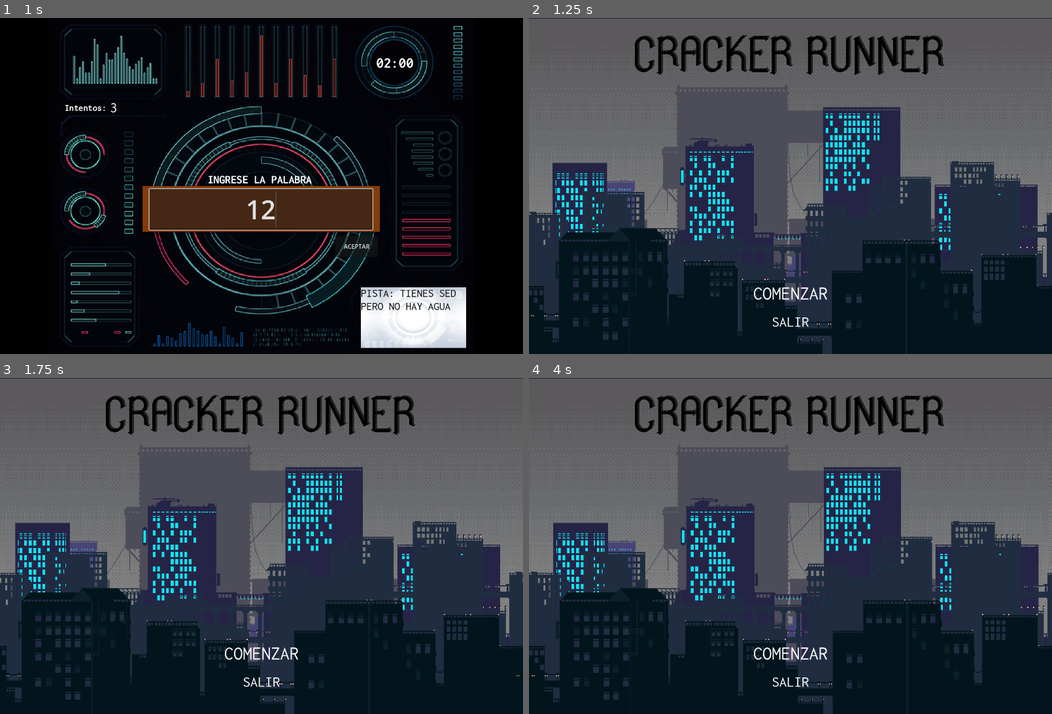
Above: before the commit, frames 1-4 (two rows, left to right).
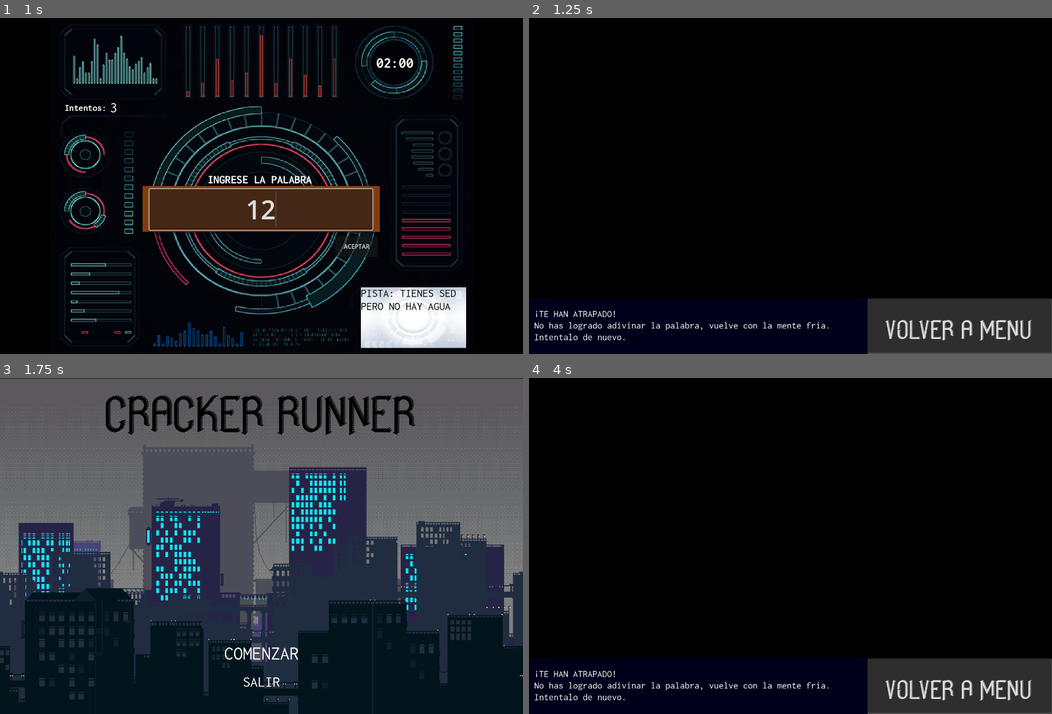
Above: after the commit, the same moments.

Repository: EmaGaleas/proyecto_progra3_p
Game: Godot game, scene res://escenas/ahorcado.tscn
Same seed, same stepped clock (60 frames per second), same inputs: the game is played once before the commit and once after it. Video files are missing from this copy of the repository; at most half a second of black plays in their place. Sound files missing from this copy of the repository are replaced by a short silence.
Inputs (mouse positions are in pixels of both pictures, inside the frame that each line leads up to):
- Up to frame 1 (1 s): click (261, 209) at 0.52 s; type "12" at 0.6 s
- Up to frame 2 (1.25 s): no input
- Up to frame 3 (1.75 s): click (428, 683) at 1.25 s, where only the run after the commit has a clickable "VOLVER A MENU"
- Up to frame 4 (4 s): click "COMENZAR" at 2 s; click "JUGAR / SKIP" at 2.75 s; click "ACEPTAR" at 3.5 s

Frame 1 is identical in both runs. In frame 2, 89% of the frame differs, in the area x 0-100%, y 0-100%; in frame 3, 8.7%; in frame 4, 89%.

Commit message:
historias

Diff:
--- a/escenas/ahorcado.gd
+++ b/escenas/ahorcado.gd
@@ -46,9 +46,9 @@
 			if palabraAdivinada == palabraRandom:
 				get_node("label_palabra").text ="CORRECT PASSWORD. \nEN UNOS SEGUNDOS TENDRAS LA INFORMACION QUE NECESITAS"
 
-				get_tree().change_scene_to_file("res://escenas/level_2.tscn")
+				get_tree().change_scene_to_file("res://escenas/ahorcadoGana.tscn")
 			elif intentos < 0:
-				get_tree().change_scene_to_file("res://escenas/menu.tscn")
+				get_tree().change_scene_to_file("res://escenas/ahorcadoPierde.tscn")
 			elif palabraAdivinada != palabraRandom and intentos >= 1:
 				get_node("label_palabra").text ="INCORRECT PASSWORD."
 				get_node("label_numIntentos").text = str(intentos)
@@ -57,7 +57,7 @@
 
 
 func _on_audio_stream_player_finished():
-	get_tree().change_scene_to_file("res://escenas/menu.tscn")
+	get_tree().change_scene_to_file("res://escenas/ahorcadoPierde.tscn")
 
 var sec=0
 var min=0
@@ -76,7 +76,7 @@
 	else:
 		$timer_mostrar.text="0"+str(min)+":"+str(sec)
 	if sec==-1 && min==0:
-		get_tree().change_scene_to_file("res://escenas/menu.tscn")
+		get_tree().change_scene_to_file("res://escenas/ahorcadoPierde.tscn")
 
 	pass # Replace with function body.
 
@@ -94,9 +94,9 @@
 			if palabraAdivinada == palabraRandom:
 				#este mensaje se mostrara en historia despues
 				get_node("label_palabra").text ="CORRECT PASSWORD. \nEN UNOS SEGUNDOS TENDRAS LA INFORMACION QUE NECESITAS"
-				get_tree().change_scene_to_file("res://escenas/level_2.tscn")
+				get_tree().change_scene_to_file("res://escenas/ahorcadoGana.tscn")
 			elif intentos <= 1:
-				get_tree().change_scene_to_file("res://escenas/menu.tscn")
+				get_tree().change_scene_to_file("res://escenas/ahorcadoPierde.tscn")
 			elif palabraAdivinada != palabraRandom and intentos >= 1:
 				intentos=intentos - 1
 				get_node("label_palabra").text ="INCORRECT PASSWORD."
--- /dev/null
+++ b/escenas/ahorcadoGana.tscn
@@ -0,0 +1,67 @@
+[gd_scene load_steps=6 format=3 uid="uid://pp760v07k66g"]
+
+[ext_resource type="VideoStream" path="res://rec/musica/ahorcado gana.ogv" id="1_tbfxw"]
+[ext_resource type="FontFile" uid="uid://bd4lsheapt1xh" path="res://rec/game_set_tipografia/GameSetDemoRegular.ttf" id="2_mpj4n"]
+[ext_resource type="Texture2D" uid="uid://byvd0uyhsjgxy" path="res://rec/FONDO.png" id="3_vnhd0"]
+[ext_resource type="FontFile" uid="uid://0vo8rbultw43" path="res://rec/inconsolata_tipografia/Inconsolata-Regular.ttf" id="4_fxqbs"]
+
+[sub_resource type="GDScript" id="GDScript_gq1bl"]
+script/source = "extends VideoStreamPlayer
+
+
+# Called when the node enters the scene tree for the first time.
+func _ready():
+	pass # Replace with function body.
+
+
+func _on_finished():
+	play()
+
+
+func _on_ahorcado_pressed():
+	get_tree().change_scene_to_file(\"res://escenas/level_2.tscn\")
+"
+
+[node name="ahorcadoGana" type="Node2D"]
+
+[node name="video1" type="VideoStreamPlayer" parent="."]
+offset_right = 1408.0
+offset_bottom = 752.0
+stream = ExtResource("1_tbfxw")
+autoplay = true
+expand = true
+script = SubResource("GDScript_gq1bl")
+
+[node name="ahorcado" type="Button" parent="."]
+offset_left = 902.0
+offset_top = 749.0
+offset_right = 1398.0
+offset_bottom = 897.0
+theme_override_colors/font_pressed_color = Color(0.831373, 1, 0, 1)
+theme_override_colors/font_hover_color = Color(0.666667, 0.886275, 0, 1)
+theme_override_colors/font_focus_color = Color(0.831373, 1, 0, 1)
+theme_override_colors/font_hover_pressed_color = Color(0.831373, 1, 0, 1)
+theme_override_fonts/font = ExtResource("2_mpj4n")
+theme_override_font_sizes/font_size = 90
+text = "A JUGAR"
+
+[node name="Fondo" type="Sprite2D" parent="."]
+position = Vector2(450.5, 1106)
+scale = Vector2(0.711719, 0.991667)
+texture = ExtResource("3_vnhd0")
+
+[node name="Label" type="Label" parent="."]
+offset_left = 14.0
+offset_top = 756.0
+offset_right = 891.0
+offset_bottom = 891.0
+theme_override_fonts/font = ExtResource("4_fxqbs")
+theme_override_font_sizes/font_size = 26
+text = "Haz logrado robar la informacion PERO TE ESTAN SIGUIENDO...salta y
+corre todo lo que puedas pero si te tocan los drones 4 veces te
+atrapan o si caes mueres.
+CONSEJO: corre sin parar tras que inicies"
+vertical_alignment = 1
+
+[connection signal="finished" from="video1" to="video1" method="_on_finished"]
+[connection signal="pressed" from="ahorcado" to="video1" method="_on_ahorcado_pressed"]
--- /dev/null
+++ b/escenas/ahorcadoPierde.tscn
@@ -0,0 +1,66 @@
+[gd_scene load_steps=6 format=3 uid="uid://dafmhgy7spqyb"]
+
+[ext_resource type="VideoStream" path="res://rec/musica/ahorcado pierde.ogv" id="1_4yf2q"]
+[ext_resource type="FontFile" uid="uid://bd4lsheapt1xh" path="res://rec/game_set_tipografia/GameSetDemoRegular.ttf" id="2_dbrrw"]
+[ext_resource type="Texture2D" uid="uid://byvd0uyhsjgxy" path="res://rec/FONDO.png" id="3_i3yf0"]
+[ext_resource type="FontFile" uid="uid://0vo8rbultw43" path="res://rec/inconsolata_tipografia/Inconsolata-Regular.ttf" id="4_u5cda"]
+
+[sub_resource type="GDScript" id="GDScript_18tm3"]
+script/source = "extends VideoStreamPlayer
+
+
+# Called when the node enters the scene tree for the first time.
+func _ready():
+	pass # Replace with function body.
+
+
+func _on_finished():
+	play()
+
+
+func _on_ahorcado_pressed():
+	get_tree().change_scene_to_file(\"res://escenas/menu.tscn\")
+"
+
+[node name="ahorcadoPierde" type="Node2D"]
+
+[node name="video1" type="VideoStreamPlayer" parent="."]
+offset_right = 1408.0
+offset_bottom = 752.0
+stream = ExtResource("1_4yf2q")
+autoplay = true
+expand = true
+script = SubResource("GDScript_18tm3")
+
+[node name="ahorcado" type="Button" parent="."]
+offset_left = 902.0
+offset_top = 749.0
+offset_right = 1398.0
+offset_bottom = 897.0
+theme_override_colors/font_pressed_color = Color(0.831373, 1, 0, 1)
+theme_override_colors/font_hover_color = Color(0.666667, 0.886275, 0, 1)
+theme_override_colors/font_focus_color = Color(0.831373, 1, 0, 1)
+theme_override_colors/font_hover_pressed_color = Color(0.831373, 1, 0, 1)
+theme_override_fonts/font = ExtResource("2_dbrrw")
+theme_override_font_sizes/font_size = 90
+text = "VOLVER A MENU"
+
+[node name="Fondo" type="Sprite2D" parent="."]
+position = Vector2(450.5, 1106)
+scale = Vector2(0.711719, 0.991667)
+texture = ExtResource("3_i3yf0")
+
+[node name="Label" type="Label" parent="."]
+offset_left = 14.0
+offset_top = 756.0
+offset_right = 891.0
+offset_bottom = 891.0
+theme_override_fonts/font = ExtResource("4_u5cda")
+theme_override_font_sizes/font_size = 26
+text = "¡TE HAN ATRAPADO!
+No has logrado adivinar la palabra, vuelve con la mente fría.
+Intentalo de nuevo."
+vertical_alignment = 1
+
+[connection signal="finished" from="video1" to="video1" method="_on_finished"]
+[connection signal="pressed" from="ahorcado" to="video1" method="_on_ahorcado_pressed"]
Not shown, added: rec/musica/suspenso.mp3.import
Not shown, added: rec/musica/ahorcado gana.ogv
Not shown, added: rec/musica/ahorcado pierde.ogv
Not shown, added: rec/musica/suspenso.mp3
